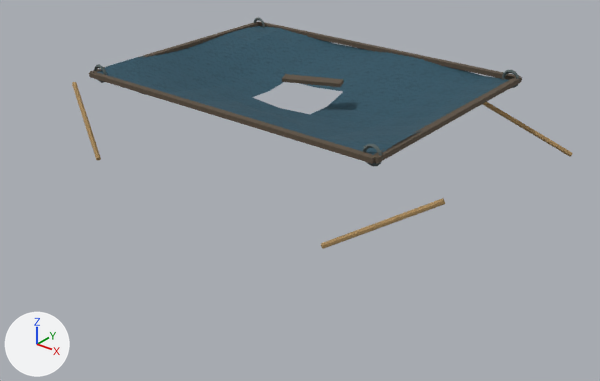
Renders of the OBJ model Assets/ProjectOEN/ProductionArt/Meshes/props_tools/pr-001_tarp_presenning__damaged.obj from each side of a commit.
The view is the same before and after, from a camera (50 mm lens) standing at (2.82, -3.56, 2.23) and looking at (0.09, -0.15, 0.11). The lights are fixed; the arrows at lower left show +X, +Y and +Z. The older version comes first. Where no turn or scale is listed for an object, it has been applied to the vertices. Vertices at exactly the same position are counted once.

In view in the first picture: 'pr-001_tarp_presenning__damaged'.
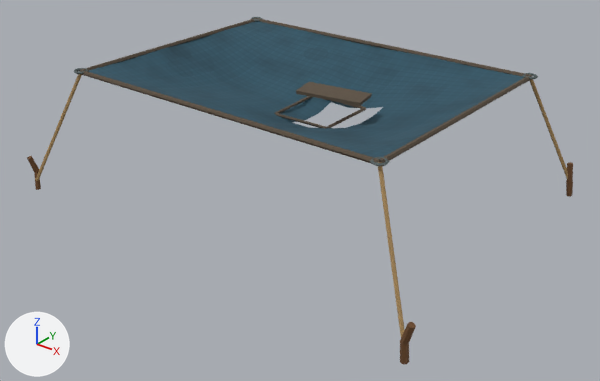
Changed parts and their boxes (x1, y1, x2, y2) in the pictures (600 x 381 px; the box of a moved part takes in the faces that stretch with it):
'pr-001_tarp_presenning__damaged', reshaped (9% wider, 49% taller): before (72, 17, 573, 249); after (27, 17, 573, 364)
part 1 of me_pr_001_tarp_presenning__damaged, moved or reshaped: before (253, 17, 265, 28); after (251, 17, 262, 21)
part 2 of me_pr_001_tarp_presenning__damaged, moved or reshaped: before (502, 70, 520, 88); after (523, 73, 538, 79)
part 3 of me_pr_001_tarp_presenning__damaged, moved or reshaped: before (362, 144, 383, 166); after (370, 157, 389, 166)
part 4 of me_pr_001_tarp_presenning__damaged, moved or reshaped: before (94, 64, 107, 83); after (74, 68, 88, 74)
part 5 of me_pr_001_tarp_presenning__damaged, added (blue): after (36, 18, 568, 337)
part 6 of me_pr_001_tarp_presenning__damaged, added: after (566, 162, 573, 197)
part 7 of me_pr_001_tarp_presenning__damaged, added: after (400, 322, 416, 364)
part 8 of me_pr_001_tarp_presenning__damaged, added: after (27, 156, 41, 190)
part 9 of me_pr_001_tarp_presenning__damaged, deleted: before (72, 82, 101, 160)
part 10 of me_pr_001_tarp_presenning__damaged, deleted: before (482, 102, 573, 157)
part 11 of me_pr_001_tarp_presenning__damaged, deleted: before (321, 198, 445, 249)
part 12 of me_pr_001_tarp_presenning__damaged, deleted (brown): before (282, 74, 344, 87)
part 13 of me_pr_001_tarp_presenning__damaged, cut back: before (89, 21, 522, 164); after (296, 82, 372, 106)

What the commit changed:
Picture 'wood_albedo.png' (img_wood_albedo_png) is new.
Material 'Wood' (mat_wood) is new.
Its texture is img_wood_albedo_png.
Its roughness is 0.89.
me_pr_001_tarp_presenning__damaged is used by ob_pr_001_tarp_presenning__damaged; location (0.0, 0.0, 0.0).
me_pr_001_tarp_presenning__damaged had 395 vertices, 710 faces and spanned x -1.29..1.29, y -0.89..0.89, z 0.3..0.81.
me_pr_001_tarp_presenning__damaged now has 665 vertices, 1226 faces and spans x -1.36..1.42, y -1.06..1.04, z 0.02..0.77.
me_pr_001_tarp_presenning__damaged part 1: the loose piece of 48 vertices spanning x -1.0..-0.88, y 0.68..0.7, z 0.69..0.8 is turned -90 degrees about the x axis through its middle and scaled by 0.758, then moved by (-0.09, 0.07, 0.02).
me_pr_001_tarp_presenning__damaged part 2: the loose piece of 48 vertices spanning x 0.88..1.0, y 0.68..0.7, z 0.69..0.8 is turned -90 degrees about the x axis through its middle and scaled by 0.758, then moved by (0.09, 0.07, 0.02).
me_pr_001_tarp_presenning__damaged part 3: the loose piece of 48 vertices spanning x 0.88..1.0, y -0.7..-0.68, z 0.7..0.81 is turned -90 degrees about the x axis through its middle and scaled by 0.758, then moved by (0.09, -0.07, 0.02).
me_pr_001_tarp_presenning__damaged part 4: the loose piece of 48 vertices spanning x -1.0..-0.88, y -0.7..-0.68, z 0.7..0.81 is turned -90 degrees about the x axis through its middle and scaled by 0.758, then moved by (-0.09, -0.07, 0.02).
me_pr_001_tarp_presenning__damaged part 5: a new loose piece of 357 vertices spanning x -1.35..1.38, y -1.04..1.03, z 0.07..0.77.
me_pr_001_tarp_presenning__damaged part 6: a new loose piece of 27 vertices spanning x 1.25..1.3, y 0.93..0.98, z 0.02..0.23, in mat_wood (picture img_wood_albedo_png).
me_pr_001_tarp_presenning__damaged part 7: a new loose piece of 27 vertices spanning x 1.35..1.42, y -1.06..-1.01, z 0.02..0.24, in mat_wood (picture img_wood_albedo_png).
me_pr_001_tarp_presenning__damaged part 8: a new loose piece of 27 vertices spanning x -1.32..-1.27, y -1.01..-0.95, z 0.02..0.23, in mat_wood (picture img_wood_albedo_png).
me_pr_001_tarp_presenning__damaged part 9: the loose piece of 16 vertices spanning x -1.29..-0.8, y -0.89..-0.62, z 0.3..0.62 is deleted.
me_pr_001_tarp_presenning__damaged part 10: the loose piece of 16 vertices spanning x 0.8..1.29, y 0.62..0.89, z 0.3..0.62 is deleted.
me_pr_001_tarp_presenning__damaged part 11: the loose piece of 16 vertices spanning x 0.79..1.29, y -0.89..-0.62, z 0.3..0.62 is deleted.
me_pr_001_tarp_presenning__damaged part 12: the loose piece of 8 vertices spanning x -0.09..0.25, y -0.12..0.08, z 0.74..0.76 is deleted.
Part 13, on me_pr_001_tarp_presenning__damaged:
131 vertices are removed from x -0.99..0.99, y -0.74..0.74, z 0.56..0.77.
202 faces are deleted.
8 vertices are added at x 0.05..0.45, y -0.18..0.08, z 0.7..0.73.
12 new faces join them, mat_cloth (picture img_cloth_albedo_png).
Other edits to the shape of me_pr_001_tarp_presenning__damaged do not show in these pictures.
me_pr_001_tarp_presenning__damaged gains material mat_wood (picture img_wood_albedo_png).
